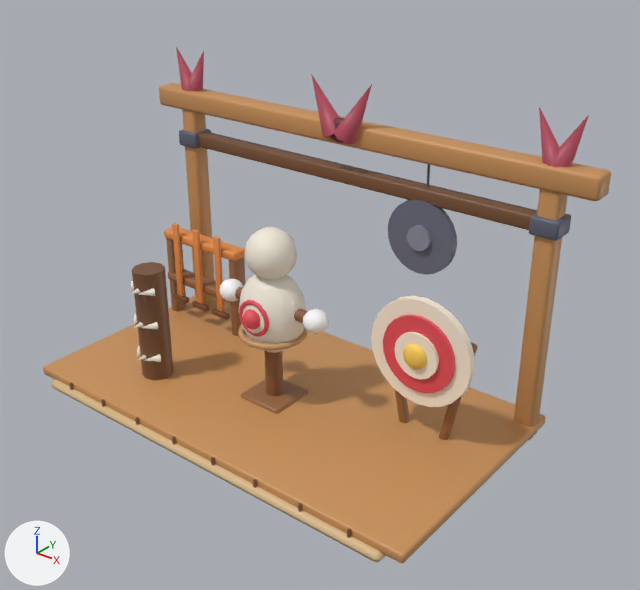
Before and after pictures for a commit that changed the glTF model public/assets/crafting3d/training3.glb.
The view is the same before and after, from a camera (50 mm lens) standing at (4.1, -4.54, 3.99) and looking at (0.36, 0.14, 1.09). Arrows for +X, +Y and +Z are at lower left; the lights stay in place. The picture after the commit comes second. Where no turn or scale is listed for an object, it has been applied to the vertices. Vertices at exactly the same position are counted once.
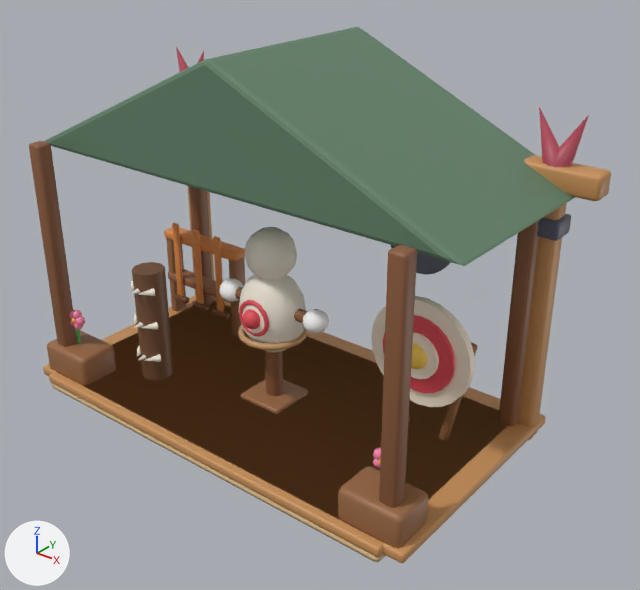
What differs and where, as boxes (x1, y1, x2, y2) in the pictures (640 x 590 px):
'Mesh_0', reshaped (28% wider, 58% taller): before (51, 223, 477, 562); after (29, 27, 575, 562)
'Mesh_4', added: after (47, 310, 428, 548)
part 1 of me_mesh_0, added (brown): after (379, 245, 417, 508)
part 2 of me_mesh_0, added (brown): after (29, 141, 77, 347)
part 3 of me_mesh_0, added: after (49, 301, 506, 557)
part 4 of me_mesh_0, added (green): after (44, 27, 575, 266)
part 5 of me_mesh_0, added (brown): after (189, 186, 214, 305)
part 6 of me_mesh_0, added (brown): after (498, 220, 539, 426)
'Mesh_2', unchanged, covered by the edit: before (179, 129, 571, 275); after (391, 213, 571, 275)

Edits to the bpy script that builds the scene:
```text
Add mat_defaultmaterial_004:
    mat_defaultmaterial_004 = bpy.data.materials.new('DefaultMaterial.004')
    mat_defaultmaterial_004.use_nodes = True; mat_defaultmaterial_004.node_tree.nodes.clear()
    _N = mat_defaultmaterial_004.node_tree.nodes; _L = mat_defaultmaterial_004.node_tree.links
    n0 = _N.new('ShaderNodeOutputMaterial'); n0.name = 'Material Output'
    n1 = _N.new('ShaderNodeBsdfPrincipled'); n1.name = 'Principled BSDF'
    n2 = _N.new('ShaderNodeVertexColor'); n2.name = 'Color Attribute'
    _L.new(n1.outputs[0], n0.inputs[0])  # 'BSDF' to 'Surface'
    _L.new(n2.outputs[0], n1.inputs[0])  # 'Color' to 'Base Color'
Change me_mesh_0:
    used by ob_mesh_0; location = (-2.1, 1.1, 0.0)
    remove me_mesh_0.from_pydata(...)  # 1977 vertices, 3814 faces; spans x 0.3..3.8, y -2.05..-0.15, z 0.0..1.58
    add me_mesh_0.from_pydata(...)  # 2299 vertices, 4434 faces; spans x 0.17..4.03, y -2.05..-0.03, z 0.0..2.89
    me_mesh_0 part 1: the loose piece of 56 vertices spanning x 2.92..3.18, y -0.78..-0.71, z 0.01..0.99 is copied, and the copy is turned 11.5 degrees about the y axis through its middle and scaled by 2.12, then moved by (0.7, -1.1, 0.55); it spans x 3.68..3.81, y -1.92..-1.79, z 0.0..2.1
    me_mesh_0 part 2: a new loose piece of 56 vertices spanning x 0.39..0.52, y -1.92..-1.79, z 0.0..2.1, in mat_defaultmaterial
    me_mesh_0 part 3: a new loose piece of 56 vertices spanning x 0.4..3.8, y -2.05..-0.15, z 0.06..0.14, in mat_defaultmaterial
    me_mesh_0 part 4: a new loose piece of 42 vertices spanning x 0.17..4.03, y -1.68..-0.03, z 2.0..2.89, in mat_defaultmaterial
    me_mesh_0 part 5: 56 vertices added at x 0.39..0.52, y -0.32..-0.19, z 0.0..2.1
    me_mesh_0 part 6: 56 vertices added at x 3.68..3.81, y -0.32..-0.19, z 0.0..2.1
Add me_mesh_4:
    me_mesh_4.from_pydata(...)  # 832 vertices, 1600 faces; spans x 0.3..3.9, y -1.98..-1.63, z 0.1..0.7
    me_mesh_4.materials.append(mat_defaultmaterial_004)
Add ob_mesh_4:
    ob_mesh_4 = bpy.data.objects.new('Mesh_4', me_mesh_4)
    ob_mesh_4.location = (-2.1, 1.1, 0.0)
```
